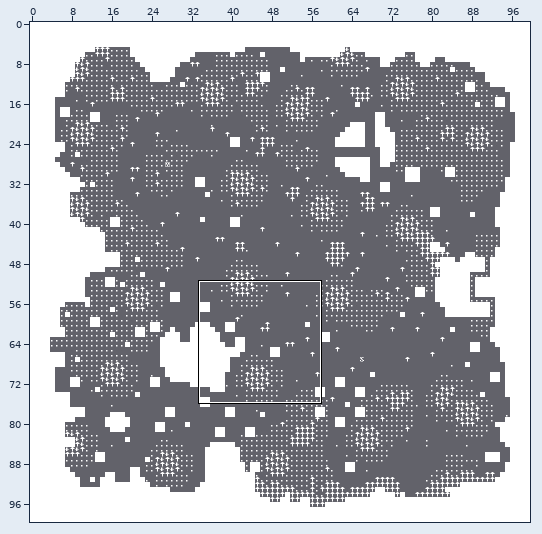
Tiled map -- raw/map.tmx. The first picture is a wide view before the edit; the outline marks the close-up.
Close-up. The starting point:
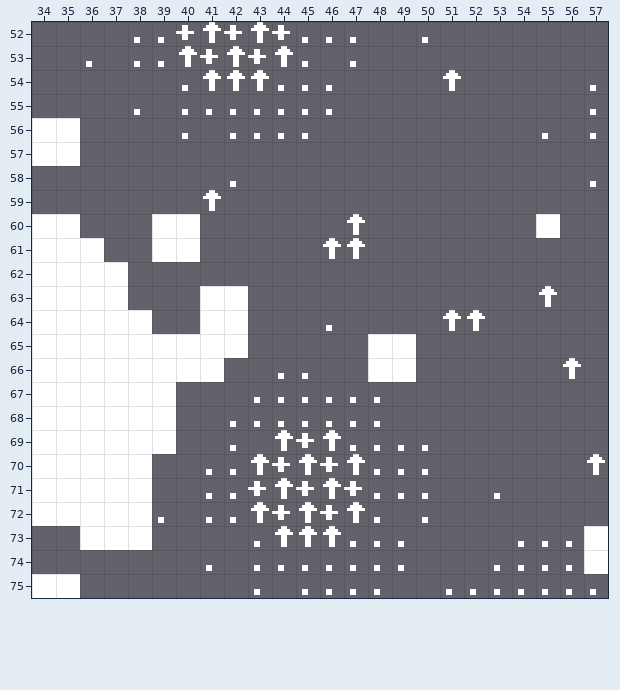
Cells are 8x8 px. Shown: x 34..57, y 52..75. The commit also changed other parts of the map, which this record leaves out.
Once edited:
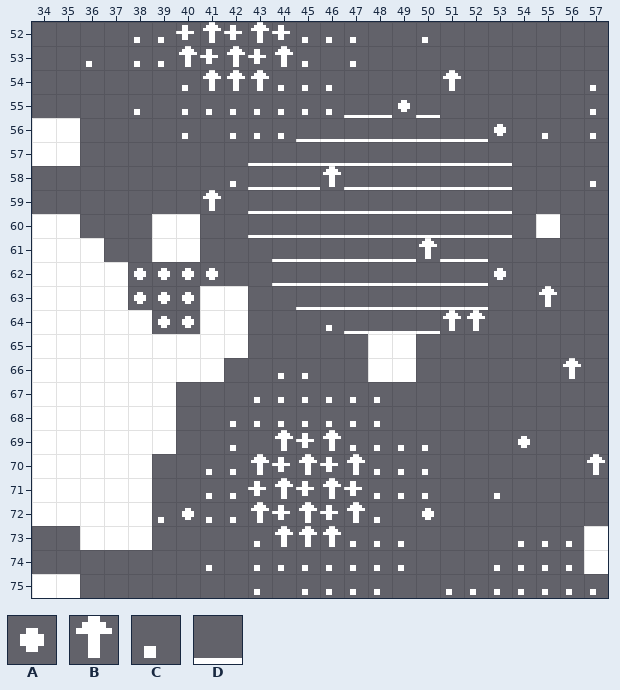
Key: from "cga8x8thick": A 7, B 24, C 46, D 95.
_ is an empty cell, . an unchanged one.
The exact change:
--- layer "Tile Layer 1"
@@ x 38..53 @@
-55 .........____...
-56 .......C________
-57 .....___________
-58 .....___________
-59 .....___________
-60 .....____B______
-61 ......__BB_____.
-62 ____..__________
-63 ___....________.
-64 .__......____...
+55 .........DDAD...
+56 .......DDDDDDDDA
+57 .....DDDDDDDDDDD
+58 .....DDDBDDDDDDD
+59 .....DDDDDDDDDDD
+60 .....DDDDDDDDDDD
+61 ......DDDDDDBDD.
+62 AAAA..DDDDDDDDDA
+63 AAA....DDDDDDDD.
+64 .AA......DDDD...
@@ x 54..54 @@
-69 _
+69 A
@@ x 40..50 @@
-72 _.........C
+72 A.........A
